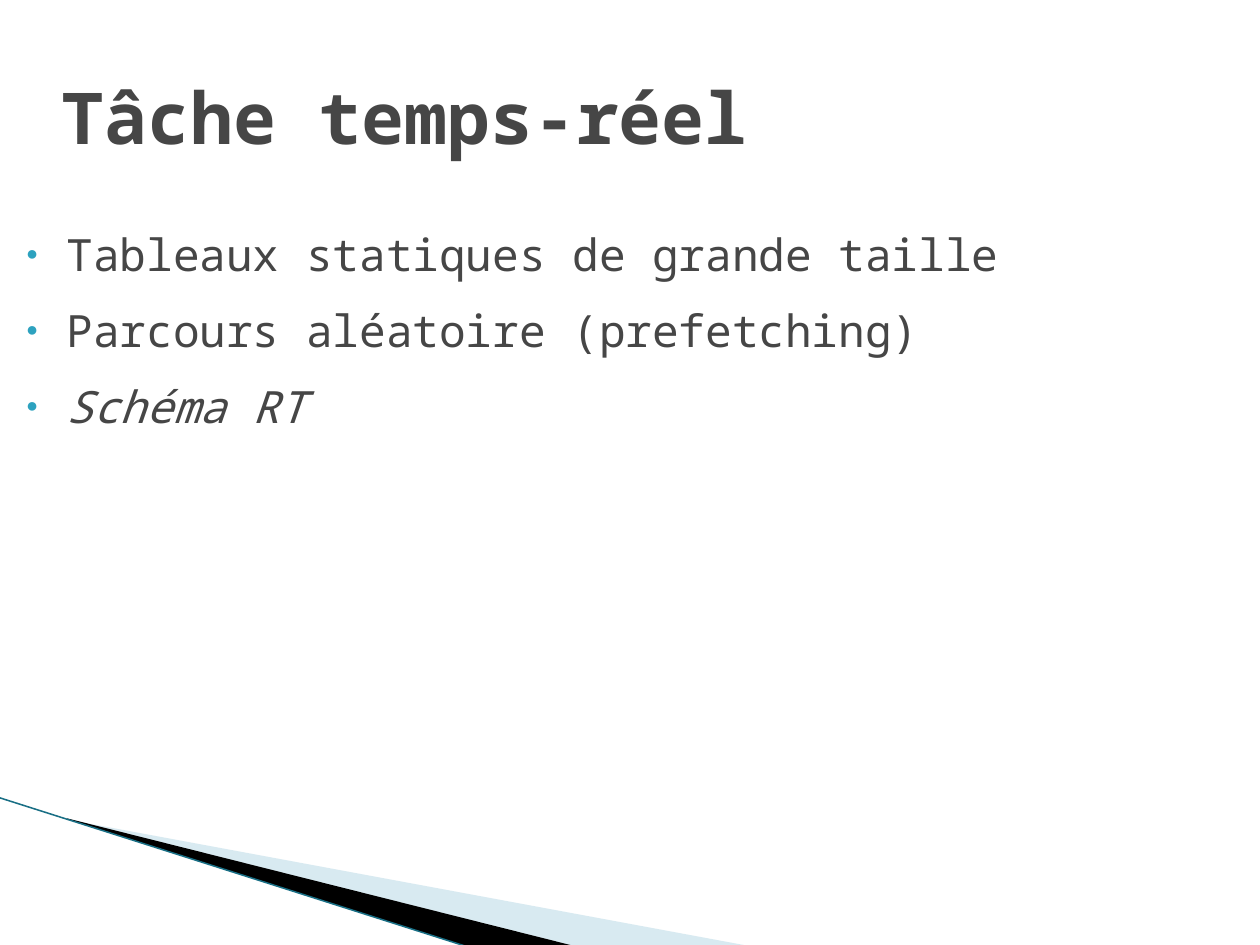
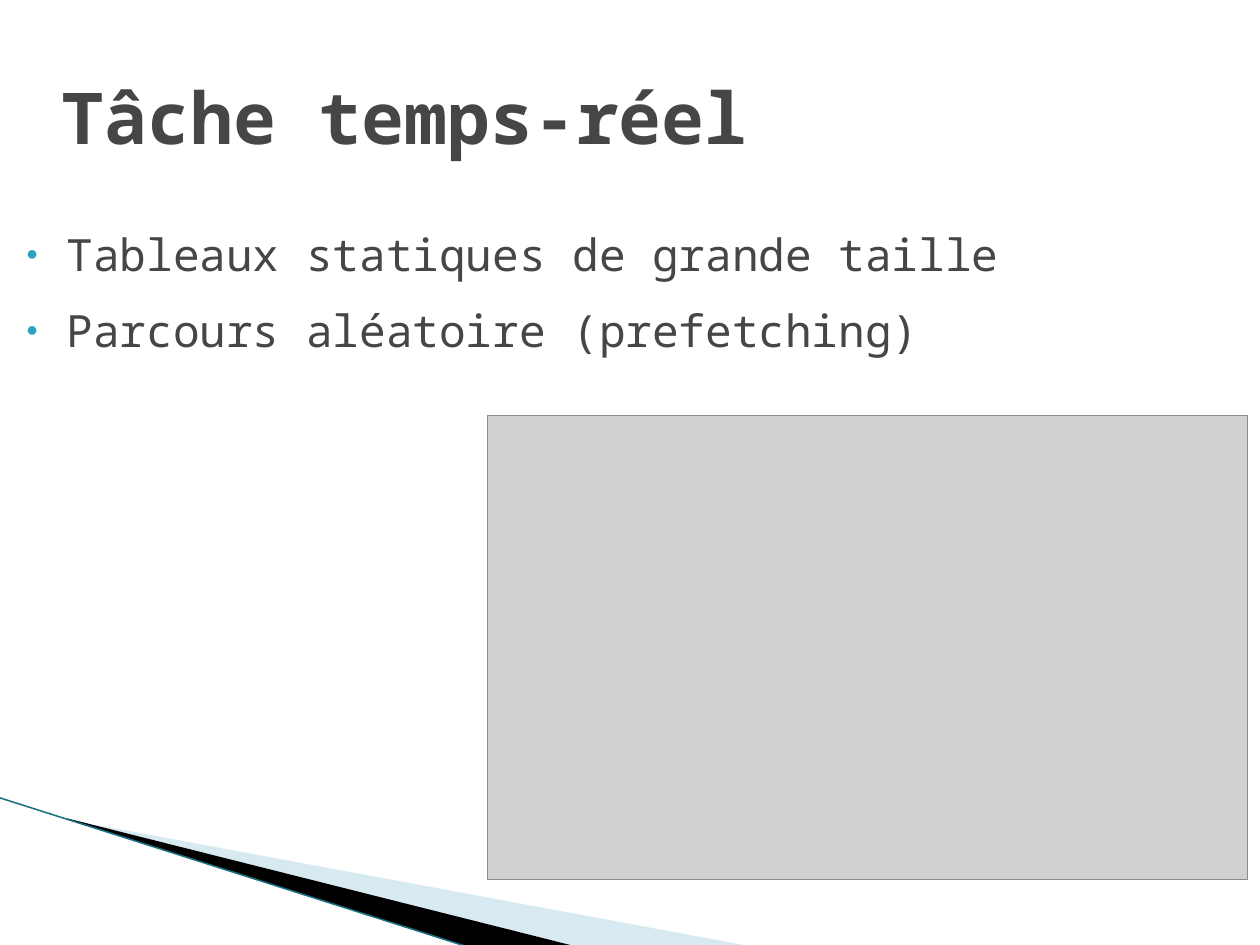
Before and after one commit to robertoxmed/c_memory_monitor, a slide deck: slide 4 of doc/Temps-Réel et Multi-coeurs.pptx. Drawn at 1260x945 pixels with LibreOffice and Linux fonts; fonts in the diff are those of the drawing; grey boxes stand for pictures; background and template pictures are left out. Boxes give left, top, right and bottom in pixels: in the first picture for what was removed or moved away, otherwise in the second. Text is boxed around its words. In the diff, an @@ line names an element or a change of style, - is before the commit and + after.

Commit message:
Presentation avec schémas

```diff
--- a/doc/Temps-Réel et Multi-coeurs.pptx
+++ b/doc/Temps-Réel et Multi-coeurs.pptx
@@ text at <box>67,389,306,424</box>: paragraph removed @@
-● Schéma RT
@@ picture added at <box>487,415,1249,879</box> @@
```
Also in this commit, not shown: 5 other slides changed, 1 other file.
